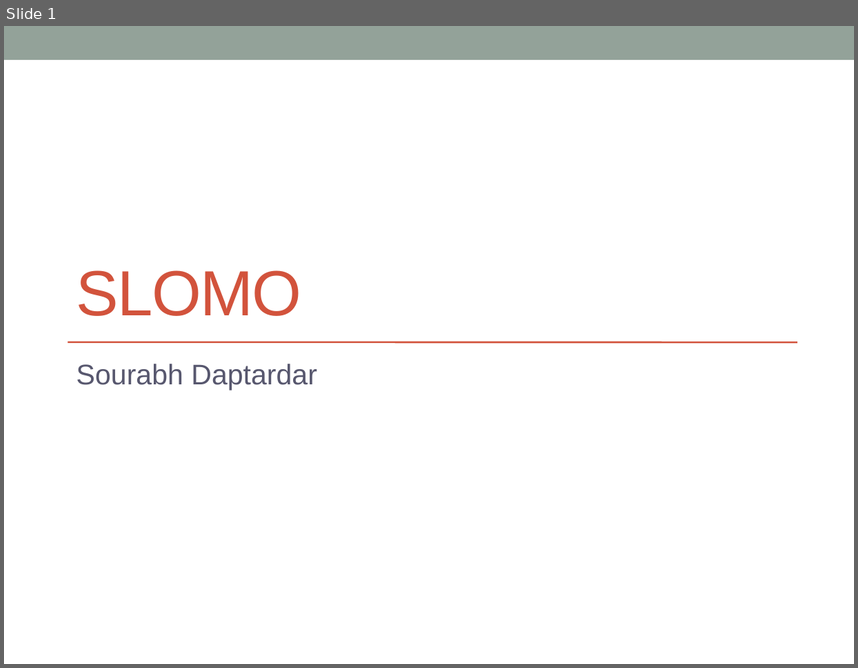
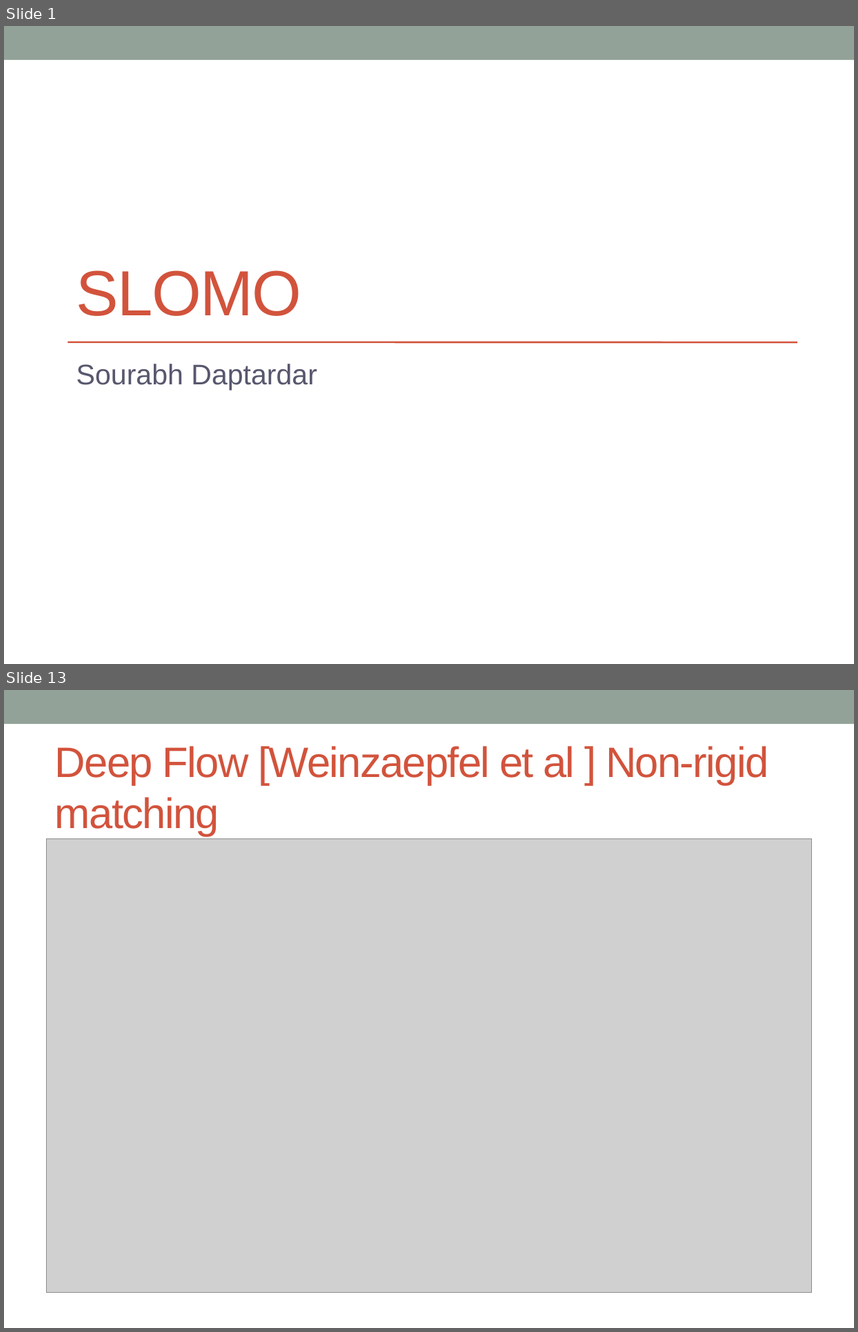
Before and after one commit to sourabhd/ProjPres, a slide deck: presentation/SloMo.pptx. Shown one above the other, each under a label of ours: slide 1 before the commit, slides 1 and 13 after it; the slides between them are not shown. The pictures are 858x668 and 858x1332 pixels, drawn with LibreOffice and Linux fonts; fonts in the diff are those of the drawing; grey boxes stand for pictures. Boxes give left, top, right and bottom in pixels: in the first picture for what was removed or moved away, otherwise in the second. Text is boxed around its words. In the diff, an @@ line names an element or a change of style, - is before the commit and + after.

Commit message:
Added more slides to optical flow

```diff
--- a/presentation/SloMo.pptx
+++ b/presentation/SloMo.pptx
@@ slide 13 added at (4,690,854,1328), background #FFFFFF; not listed: 1 template element that a slide beside it also shows @@
@@ title added at (55,746,769,836), 36 pt, text #D2533C @@
+Deep Flow [Weinzaepfel et al ] Non-rigid matching
@@ picture added at (47,839,811,1292) @@
```
Also in this commit, not shown: 2 slides changed, 11 other slides added, 1 slide removed.
